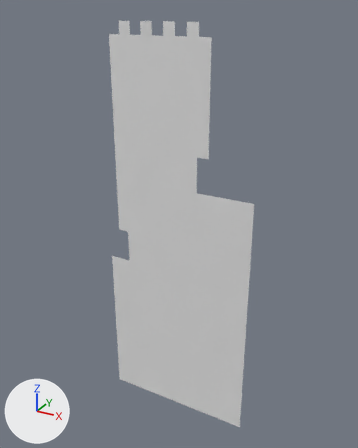
Two versions of the OBJ model MardukGame/Assets/Tiled2Unity/Meshes/levelChunk12.obj, one commit apart.
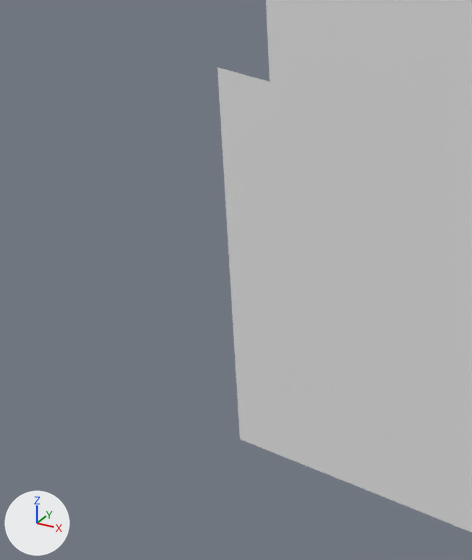
There are two pictures of each version: one whole from a camera (50 mm lens) standing at (-3124.0, -2192.0, 2.0) and looking at (-4362.0, 58.0, -1123.0), one close up on the part from 11% to 55% of the width and 52% to 94% of the height. The axes (+X, +Y, +Z) are drawn at lower left. The lights are the same throughout. Where no turn or scale is listed for an object, it has been applied to the vertices.

The first close-up shows 'levelChunk12'.
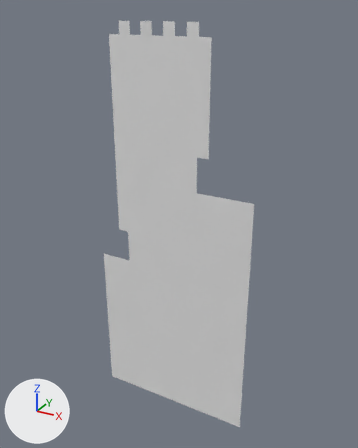
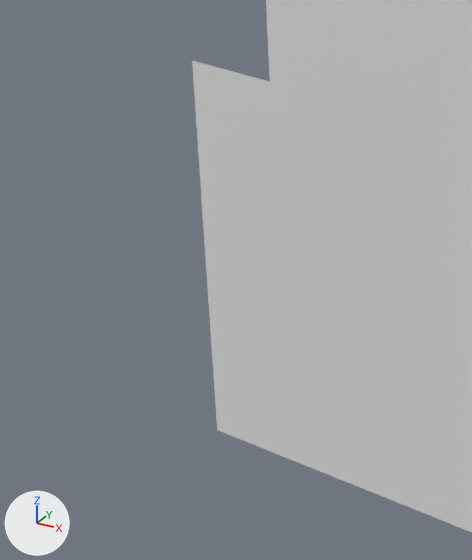
Location of each change, [x1, y1, x2, y2] in pixels of the close-ups (472 x 560 px):
'levelChunk12', reshaped
    before: [217, 0, 472, 532]
    after: [192, 0, 472, 532]
part 1 of me_levelchunk12, added
    after: [192, 61, 240, 439]

The change, as a list of edits to the scene's bpy script:
```text
Change me_levelchunk12:
    used by ob_levelchunk12; location = (0.0, 0.0, 0.0)
    remove me_levelchunk12.from_pydata(...)  # 476 vertices, 420 faces; spans x -4800.0..-3904.0, y 0.0, z -2368.0..-64.0
    add me_levelchunk12.from_pydata(...)  # 492 vertices, 435 faces; spans x -4864.0..-3904.0, y 0.0, z -2368.0..-64.0
    me_levelchunk12 part 1
    16 new vertices lie (-64.0, 0.0, 0.0) away from vertices in x -4800.0, y 0.0, z -2368.0..-1408.0
    15 new faces join them
```
